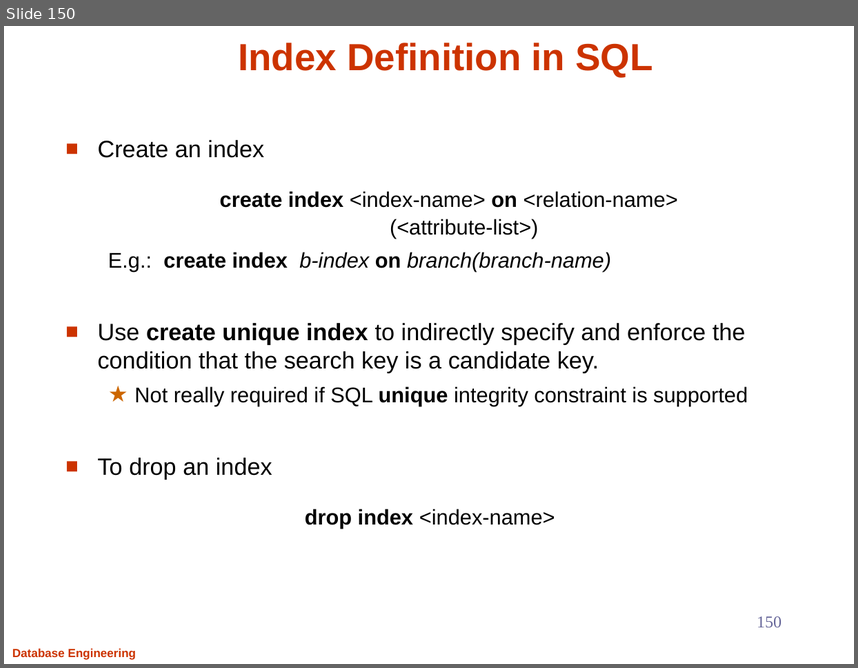
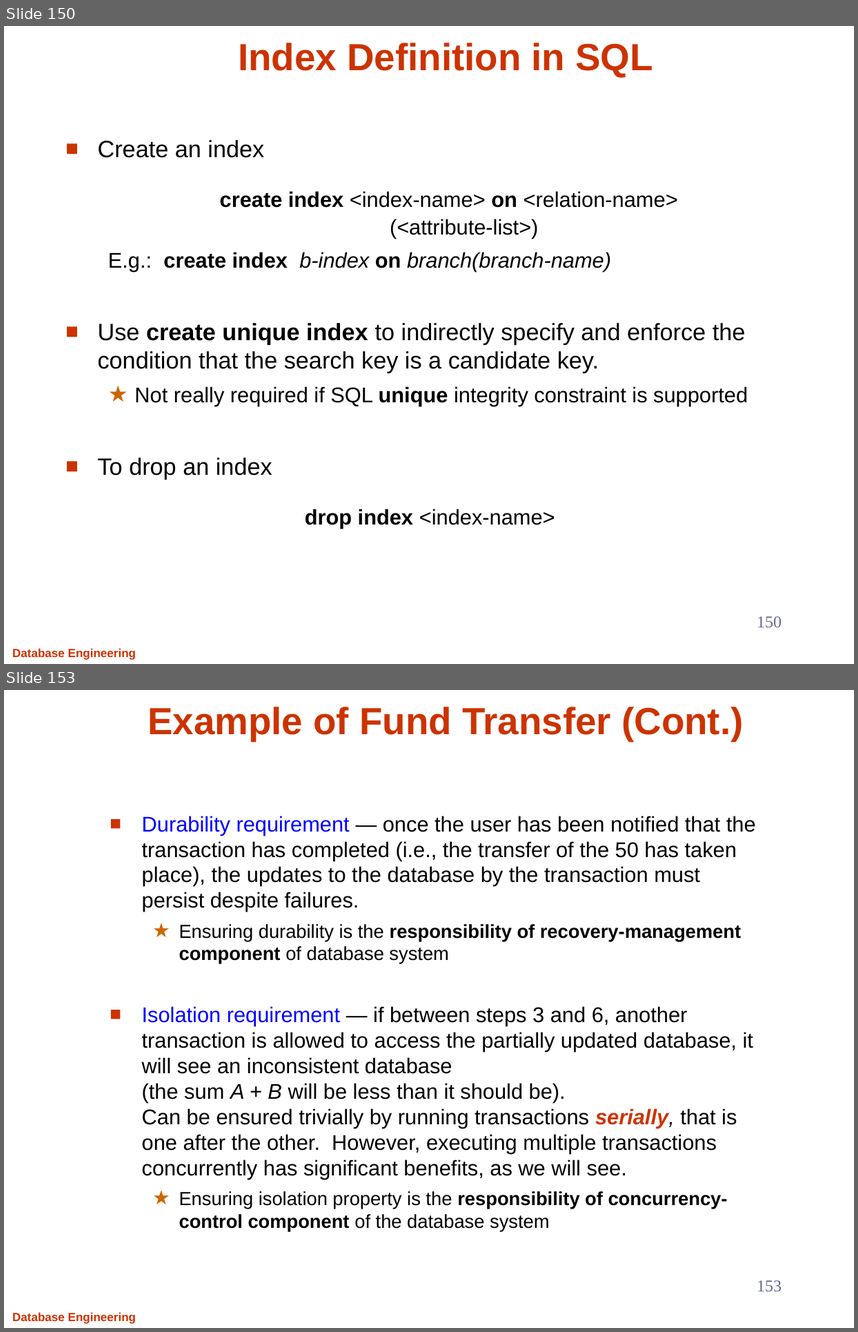
Before and after one commit to Aashishsharma/Learnings, a slide deck: RDBMS/DB.pptx. Shown one above the other, each under a label of ours: slide 150 before the commit, slides 150 and 153 after it; the slides between them are not shown. The pictures are 858x668 and 858x1332 pixels, drawn with LibreOffice and Linux fonts; fonts in the diff are those of the drawing. Boxes give left, top, right and bottom in pixels: in the first picture for what was removed or moved away, otherwise in the second. Text is boxed around its words. In the diff, an @@ line names an element or a change of style, - is before the commit and + after.

```diff
--- a/RDBMS/DB.pptx
+++ b/RDBMS/DB.pptx
@@ slide 153 added at (4,690,854,1328), background #FFFFFF; not listed: 1 template element that a slide beside it also shows @@
@@ title added at (148,707,743,741), 32 pt, text #CC3300, bold @@
+Example of Fund Transfer (Cont.)
@@ text added at (142,816,756,1231), 18 pt, text #000000 @@
+■ Durability requirement — once the user has been notified that the transaction has completed (i.e., the transfer of the 50 has taken place), the updates to the database by the transaction must persist despite failures.
+  ★ Ensuring durability is the responsibility of recovery-management component of database system
+■ Isolation requirement — if between steps 3 and 6, another transaction is allowed to access the partially updated database, it will see an inconsistent database
+  (the sum A + B will be less than it should be).
+  Can be ensured trivially by running transactions serially, that is one after the other. However, executing multiple transactions concurrently has significant benefits, as we will see.
+  ★ Ensuring isolation property is the responsibility of concurrency-control component of the database system
@@ page number added at (757,1280,782,1291), 14 pt, text #666699 @@
+153
```
Also in this commit, not shown: 2 other slides added.
